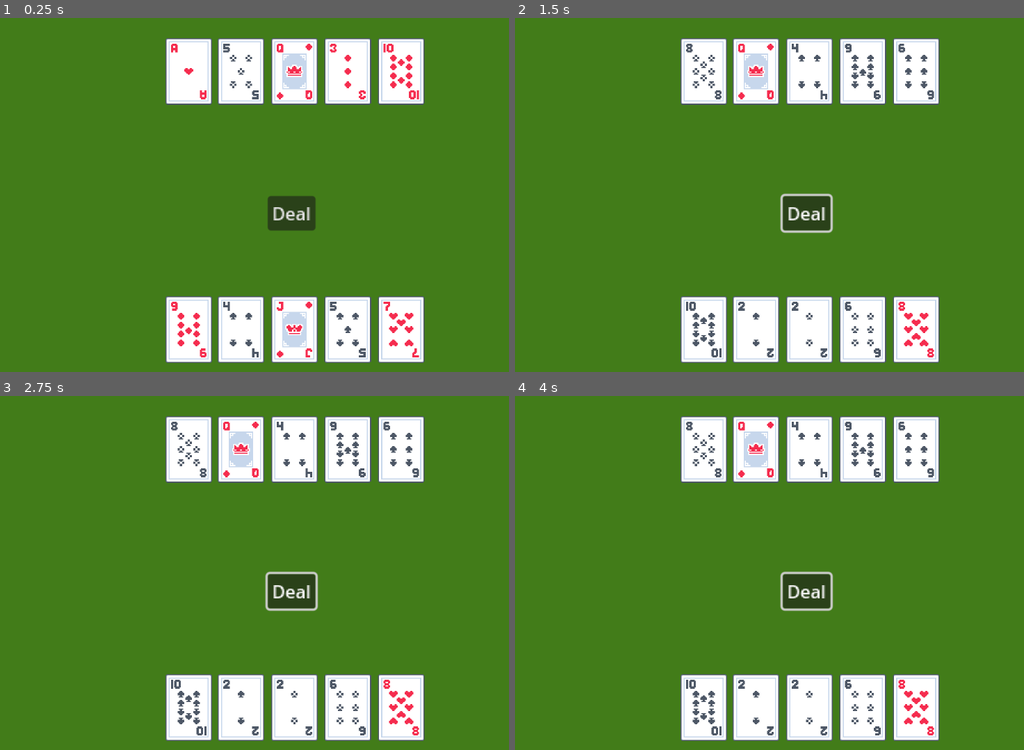
Above: before the commit, frames 1-4 (two rows, left to right).
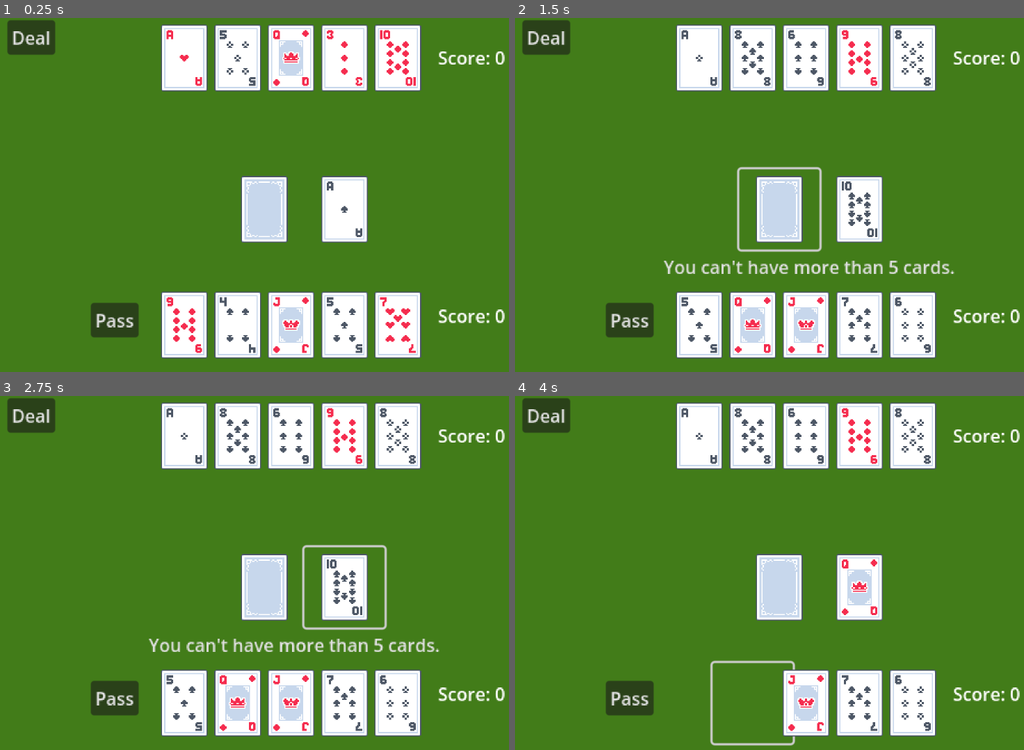
Above: after the commit, the same moments.

Repository: darrenrichmond/Dunno-DG
Game: Godot game, scene res://Main.tscn
Same seed, same stepped clock (60 frames per second), same inputs: the game is played once before the commit and once after it.
Inputs (mouse positions are in pixels of both pictures, inside the frame that each line leads up to):
- Up to frame 1 (0.25 s): no input
- Up to frame 2 (1.5 s): click "Deal" at 0.5 s; click (779, 209) at 1.27 s
- Up to frame 3 (2.75 s): click (346, 587) at 2.02 s
- Up to frame 4 (4 s): click (698, 703) at 2.77 s; click (754, 703) at 3.52 s

The runs differ from the first frame. In frame 1, 19% of the frame differs, in the area x 1-100%, y 0-98%; in frame 2, 21%; in frame 3, 21%; in frame 4, 21%.

Commit message:
First Big Features
- Deal button moved to side
- Pass button changes top of Discard pile
- Can discard a couple of cards
- Warning can't draw more than 5 cards

Diff:
--- a/Deck.gd
+++ b/Deck.gd
@@ -8,9 +8,19 @@
 #current_deck is the deck that we are playing with. it starts empty and we will duplicate the full_deck into it when we deal the cards
 var current_deck = []
 
+var discard_pile = []
+
 #Me is the Node2D that reprents the player's hand. #AI is the computer player's hand.
 @onready var me = $"../Me"
 @onready var ai = $"../AI"
+
+@onready var me_cards = []
+@onready var ai_cards = []
+
+@onready var discard_pile_node = $"../DiscardPile"
+
+@onready var my_score = 0
+@onready var ai_score = 0
 
 #we are going to translate card abbreviations in full_deck to asset file names. card_asset_path is the path to where we are storing the assets
 var card_assets_path = "res://assets/cards/"
@@ -23,20 +33,28 @@
 	current_deck.erase(card)
 	return card
 
+func render_card(card_node, card):
+	#get the full path to the specific asset for the card
+	var card_texture_path = card_assets_path + card + ".png"
+	#load that asset from the file system to the game, so it can be used as a texture on the node
+	var card_texture = load(card_texture_path)
+	#now we can set the Texture property on the node to the full path to the asset
+	if card_node is Node2D:
+		card_node.texture = card_texture
+	elif card_node is Button:
+		card_node.icon = card_texture
+	else:
+		print("Oops!")
+
 #set the appropriate assets on the appropriate node for the cards in the array for that player
 func assign_cards(player, cards):
 	#we need to loop over all the cards passed, setting the index each time
 	for i in range(cards.size()):
-		#get the full path to the specific asset for the card
-		var card_texture_path = card_assets_path + cards[i] + ".png"
-		#load that asset from the file system to the game, so it can be used as a texture on the node
-		var card_texture = load(card_texture_path)
 		#get the node for the card at the same index as the card we are working with.
 		#The array is 0 based, but our card nodes start with 1
-		#teh index is an integer - we have to convert it to a string to concatenate with the "Card" string to get the node name
+		#the index is an integer - we have to convert it to a string to concatenate with the "Card" string to get the node name
 		var card_node = player.get_node("Card" + str(i + 1))
-		#now we can set the Texture property on the node to the full path to the asset
-		card_node.texture = card_texture
+		render_card(card_node, cards[i])
 
 #fill out the players' hands with new ards from the current_deck
 func deal_cards():
@@ -45,19 +63,24 @@
 
 	#For now, we just want me and ai to have 5 new cards each.
 	#TODO: make hand size configurable
-	var me_cards = [_new_card(), _new_card(), _new_card(), _new_card(), _new_card()]
-	var ai_cards = [_new_card(), _new_card(), _new_card(), _new_card(), _new_card()]
+	me_cards = [_new_card(), _new_card(), _new_card(), _new_card(), _new_card()]
+	ai_cards = [_new_card(), _new_card(), _new_card(), _new_card(), _new_card()]
 
 	#assign the cards to the appropriate nodes for me and the ai
 	assign_cards(me, me_cards)
 	assign_cards(ai, ai_cards)
 
+	discard_pile = [_new_card()]
+	render_card(discard_pile_node, discard_pile.front())
+
+
 # Called when the node enters the scene tree for the first time.
 func _ready() -> void:
 	#The first time we come into the game, the cards should be dealt.
 	#TODO: might be cool to have the cards start with backs showing, then Deal turns over
+	print("entered the _ready() function")
 	deal_cards()
-
+	discard_pile.push_front(_new_card())
 
 # Called every frame. 'delta' is the elapsed time since the previous frame.
 func _process(delta: float) -> void:
@@ -66,3 +89,51 @@
 func _on_deal_button_pressed() -> void:
 	#whenever the DealButton is pressed, we should deal the cards
 	deal_cards()
+	me.get_node("HelpText").visible = false
+	print("Deal button pressed")
+
+func draw_card():
+	var drawn_card = current_deck.pop_front()
+	return drawn_card
+
+func get_node_for_index(idx):
+	var card_node = me.get_node("Card" + str(idx + 1))
+
+func add_card_to_hand(card):
+	var first_blank_space_idx = me_cards.find("")
+	me_cards[first_blank_space_idx] = card
+	render_card(get_node_for_index(first_blank_space_idx),card)
+
+func _on_draw_pile_pressed() -> void:
+	if me_cards.find(""):
+		me.get_node("HelpText").visible = true
+	else:
+		var drawn_card = draw_card()
+		add_card_to_hand(drawn_card)
+
+func discard(card_node, card):
+	discard_pile.push_front(card)
+	render_card(discard_pile_node, card)
+	var index = me_cards.find(card)
+	me_cards[index] = ""
+	card_node.icon = null
+
+
+func _on_card_1_pressed() -> void:
+	discard(me.get_node("Card1"), me_cards[0])
+	me.get_node("HelpText").visible = false
+
+func ai_turn():
+	var drawn_card = _new_card()
+	discard_pile.push_front(drawn_card)
+	render_card(discard_pile_node, drawn_card)
+
+func _on_pass_button_pressed() -> void:
+	ai_turn()
+	print("Pass button pressed")
+	me.get_node("HelpText").visible = false
+
+
+func _on_card_2_pressed() -> void:
+	discard(me.get_node("Card2"), me_cards[1])
+	me.get_node("HelpText").visible = false
--- /dev/null
+++ b/Main.gd
@@ -0,0 +1,12 @@
+extends Node2D
+
+@onready var help_text_node = $Me/HelpText
+
+# Called when the node enters the scene tree for the first time.
+func _ready() -> void:
+	help_text_node.visible = false
+
+
+# Called every frame. 'delta' is the elapsed time since the previous frame.
+func _process(delta: float) -> void:
+	pass
--- a/Main.tscn
+++ b/Main.tscn
@@ -1,10 +1,29 @@
-[gd_scene load_steps=3 format=3 uid="uid://bl7tqgie3hal5"]
+[gd_scene load_steps=5 format=3 uid="uid://bl7tqgie3hal5"]
 
+[ext_resource type="Script" path="res://Main.gd" id="1_70fy0"]
 [ext_resource type="Texture2D" uid="uid://ba6rp02ngon4r" path="res://assets/cards/C2.png" id="1_d0pwu"]
 [ext_resource type="Script" path="res://Deck.gd" id="1_skdg0"]
+[ext_resource type="Texture2D" uid="uid://bln76nwvfxvlp" path="res://assets/cards/CB.png" id="2_xxhv4"]
 
 [node name="Main" type="Node2D"]
 position = Vector2(-73, -24)
+script = ExtResource("1_70fy0")
+
+[node name="DrawPile" type="Button" parent="."]
+offset_left = -39.0
+offset_top = -24.0
+offset_right = 33.0
+offset_bottom = 48.0
+icon = ExtResource("2_xxhv4")
+flat = true
+
+[node name="DiscardPile" type="Button" parent="."]
+offset_left = 33.0
+offset_top = -24.0
+offset_right = 105.0
+offset_bottom = 48.0
+icon = ExtResource("1_d0pwu")
+flat = true
 
 [node name="Deck" type="Node" parent="."]
 script = ExtResource("1_skdg0")
@@ -14,52 +33,129 @@
 
 [node name="Me" type="Node" parent="."]
 
-[node name="Card1" type="Sprite2D" parent="Me"]
-position = Vector2(-144, 96)
-texture = ExtResource("1_d0pwu")
+[node name="Card1" type="Button" parent="Me"]
+offset_left = -184.0
+offset_top = 56.0
+offset_right = -112.0
+offset_bottom = 128.0
+icon = ExtResource("1_d0pwu")
+flat = true
 
-[node name="Card2" type="Sprite2D" parent="Me"]
-position = Vector2(-97, 96)
-texture = ExtResource("1_d0pwu")
+[node name="Card2" type="Button" parent="Me"]
+offset_left = -136.0
+offset_top = 56.0
+offset_right = -64.0
+offset_bottom = 128.0
+icon = ExtResource("1_d0pwu")
+flat = true
 
-[node name="Card3" type="Sprite2D" parent="Me"]
-position = Vector2(-49, 96)
-texture = ExtResource("1_d0pwu")
+[node name="Card3" type="Button" parent="Me"]
+offset_left = -88.0
+offset_top = 56.0
+offset_right = -16.0
+offset_bottom = 128.0
+icon = ExtResource("1_d0pwu")
+flat = true
 
-[node name="Card4" type="Sprite2D" parent="Me"]
-position = Vector2(-1, 96)
-texture = ExtResource("1_d0pwu")
+[node name="Card4" type="Button" parent="Me"]
+offset_left = -40.0
+offset_top = 56.0
+offset_right = 32.0
+offset_bottom = 128.0
+icon = ExtResource("1_d0pwu")
+flat = true
 
-[node name="Card5" type="Sprite2D" parent="Me"]
-position = Vector2(47, 96)
-texture = ExtResource("1_d0pwu")
+[node name="Card5" type="Button" parent="Me"]
+offset_left = 8.0
+offset_top = 56.0
+offset_right = 80.0
+offset_bottom = 128.0
+icon = ExtResource("1_d0pwu")
+flat = true
+
+[node name="ScoreMe" type="Label" parent="Me"]
+offset_left = 80.0
+offset_top = 72.0
+offset_right = 141.0
+offset_bottom = 95.0
+text = "Score: 0"
+
+[node name="PassButton" type="Button" parent="Me"]
+offset_left = -232.0
+offset_top = 72.0
+offset_right = -189.0
+offset_bottom = 103.0
+text = "Pass"
+
+[node name="HelpText" type="Button" parent="Me"]
+anchors_preset = -1
+anchor_bottom = 0.005
+offset_left = -184.0
+offset_top = 24.0
+offset_right = 86.0
+offset_bottom = 46.5
+text = "You can't have more than 5 cards."
+flat = true
 
 [node name="AI" type="Node" parent="."]
 
-[node name="Card1" type="Sprite2D" parent="AI"]
-position = Vector2(-144, -136)
-texture = ExtResource("1_d0pwu")
+[node name="Card1" type="Button" parent="AI"]
+offset_left = -184.0
+offset_top = -184.0
+offset_right = -112.0
+offset_bottom = -112.0
+icon = ExtResource("1_d0pwu")
+flat = true
 
-[node name="Card2" type="Sprite2D" parent="AI"]
-position = Vector2(-97, -136)
-texture = ExtResource("1_d0pwu")
+[node name="Card2" type="Button" parent="AI"]
+offset_left = -136.0
+offset_top = -184.0
+offset_right = -64.0
+offset_bottom = -112.0
+icon = ExtResource("1_d0pwu")
+flat = true
 
-[node name="Card3" type="Sprite2D" parent="AI"]
-position = Vector2(-49, -136)
-texture = ExtResource("1_d0pwu")
+[node name="Card3" type="Button" parent="AI"]
+offset_left = -88.0
+offset_top = -184.0
+offset_right = -16.0
+offset_bottom = -112.0
+icon = ExtResource("1_d0pwu")
+flat = true
 
-[node name="Card4" type="Sprite2D" parent="AI"]
-position = Vector2(-1, -136)
-texture = ExtResource("1_d0pwu")
+[node name="Card4" type="Button" parent="AI"]
+offset_left = -40.0
+offset_top = -184.0
+offset_right = 32.0
+offset_bottom = -112.0
+icon = ExtResource("1_d0pwu")
+flat = true
 
-[node name="Card5" type="Sprite2D" parent="AI"]
-position = Vector2(47, -136)
-texture = ExtResource("1_d0pwu")
+[node name="Card5" type="Button" parent="AI"]
+offset_left = 8.0
+offset_top = -184.0
+offset_right = 80.0
+offset_bottom = -112.0
+icon = ExtResource("1_d0pwu")
+flat = true
+
+[node name="ScoreAI" type="Label" parent="AI"]
+offset_left = 80.0
+offset_top = -160.0
+offset_right = 141.0
+offset_bottom = -137.0
+text = "Score: 0"
 
 [node name="DealButton" type="Button" parent="."]
-offset_right = 8.0
-offset_bottom = 8.0
+offset_left = -234.0
+offset_top = -158.0
+offset_right = -191.0
+offset_bottom = -127.0
 text = "Deal"
 
+[connection signal="pressed" from="DrawPile" to="Deck" method="_on_draw_pile_pressed"]
+[connection signal="pressed" from="Me/Card1" to="Deck" method="_on_card_1_pressed"]
+[connection signal="pressed" from="Me/Card2" to="Deck" method="_on_card_2_pressed"]
+[connection signal="pressed" from="Me/PassButton" to="Deck" method="_on_pass_button_pressed"]
 [connection signal="pressed" from="DealButton" to="Deck" method="_on_deal_button_pressed"]
 [connection signal="pressed" from="DealButton" to="Deck" method="_on_button_pressed"]
--- /dev/null
+++ b/draw_pile.gd
@@ -0,0 +1,19 @@
+extends Sprite2D
+
+@onready var main_game = get_parent()
+
+func _ready() -> void:
+	set_process_input(true)
+
+func _input(event):
+	if event is InputEventMouseButton and event.pressed and event.button_index == BUTTON_LEFT:
+		var mouse_pos = event.position
+		if $DrawPile.get_rect().has_point($DrawPile.to_local(mouse_pos)):
+			on_discard_pile_clicked()
+
+func on_discard_pile_clicked():
+	if main_game.discard_pile.size() > 0:
+		var top_card = main_game.discard_pile.pop_back()
+		main_game.add_card_to_hand(top_card)  # Implement this function as needed
+		main_game.update_discard_pile()
+		main_game.update_hand_display()  # Refresh the hand display
